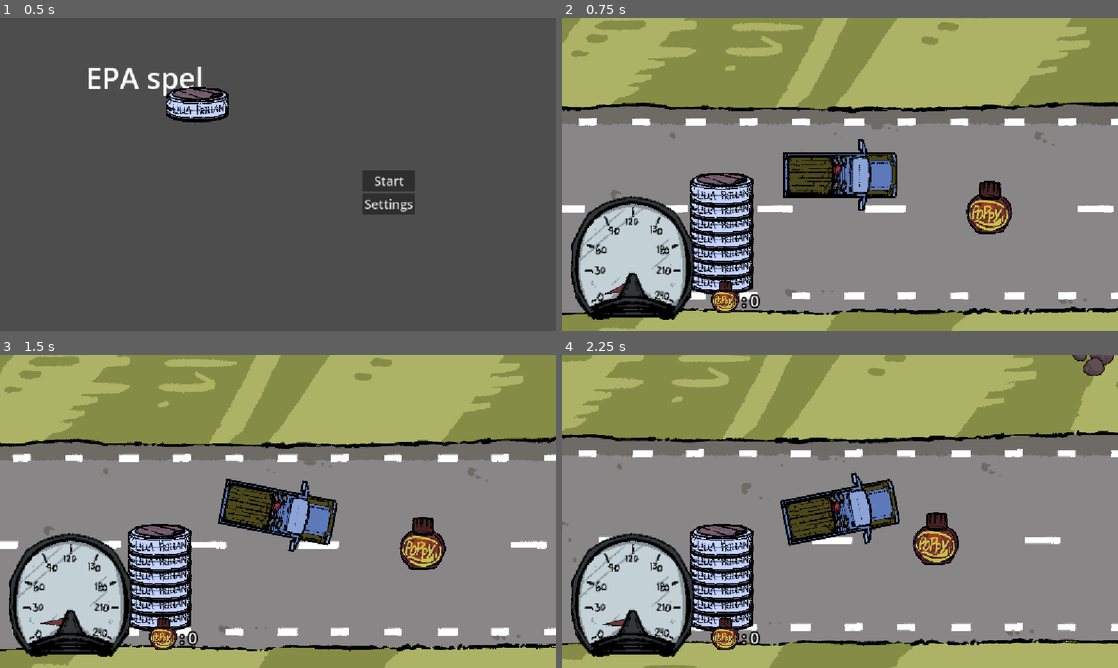
Above: before the commit, frames 1-4 (two rows, left to right).
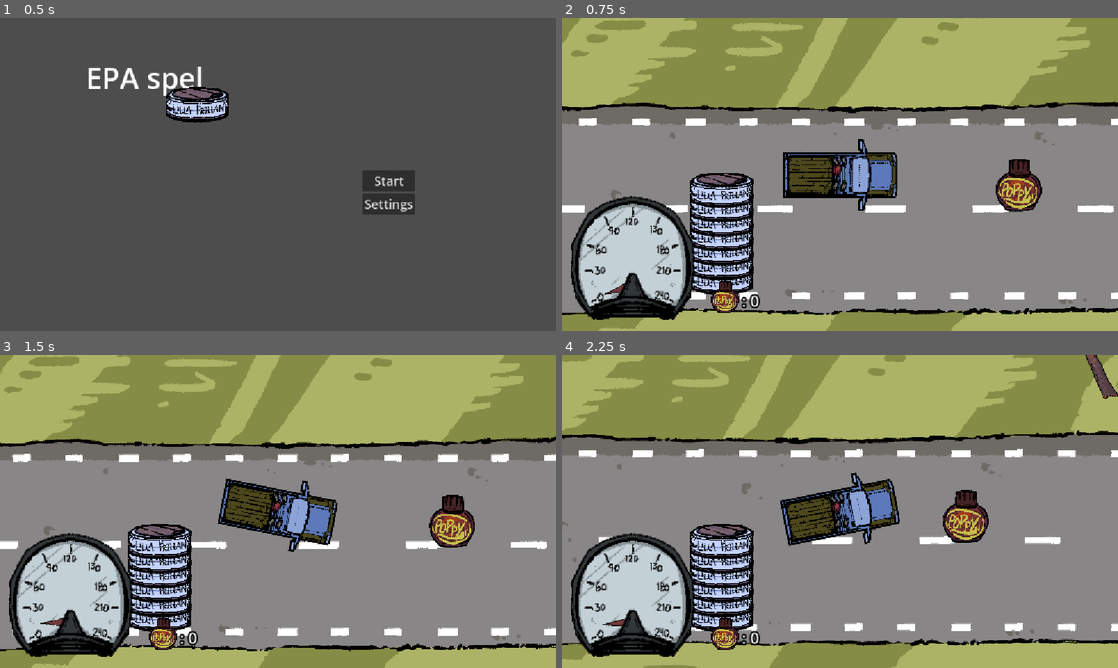
Above: after the commit, the same moments.

Repository: midenfors/project-epa
Game: Godot game, scene res://Scenes/UI/main_menu.tscn
Same seed, same stepped clock (60 frames per second), same inputs: the game is played once before the commit and once after it. The engine's default icon, where the game draws it, is replaced by a stand-in: a white triangle on a blue panel in a dark square.
Inputs:
- Up to frame 1 (0.5 s): no input
- Up to frame 2 (0.75 s): click "Start" at 0.5 s
- Up to frame 3 (1.5 s): tap Enter at 1.25 s; hold S (Turn Right) from 1.28 s (still down); tap Space (Boost) at 1.35 s
- Up to frame 4 (2.25 s): release S (Turn Right) at 2.03 s; hold W (Turn Left) from 2.03 s (still down); tap A (Break) at 2.1 s

Frame 1 is identical in both runs. In frame 2, 1.9% of the frame differs, in the area x 72-87%, y 45-70%; in frame 3, 1.9%; in frame 4, 2.4%, in the area x 63-100%, y 0-68%.

Commit message:
added more obstacles

Diff:
--- /dev/null
+++ b/Scenes/box.tscn
@@ -0,0 +1,20 @@
+[gd_scene format=3 uid="uid://v2rrl5j63vgm"]
+
+[ext_resource type="Script" uid="uid://wfgps0lb6vvr" path="res://Scripts/obstacle.gd" id="1_ego7h"]
+[ext_resource type="Texture2D" uid="uid://c8ug7r1tlqmvx" path="res://Assets/Art/Box 1.png" id="2_ego7h"]
+
+[sub_resource type="RectangleShape2D" id="RectangleShape2D_vm6d2"]
+size = Vector2(240, 206)
+
+[node name="box" type="Area2D" unique_id=372518061]
+script = ExtResource("1_ego7h")
+speed_reduce = 50
+
+[node name="Sprite2D" type="Sprite2D" parent="." unique_id=439096254]
+texture = ExtResource("2_ego7h")
+
+[node name="CollisionShape2D" type="CollisionShape2D" parent="." unique_id=845757294]
+scale = Vector2(0.1, 0.1)
+shape = SubResource("RectangleShape2D_vm6d2")
+
+[connection signal="body_entered" from="." to="." method="_on_body_entered"]
--- /dev/null
+++ b/Scenes/branch.tscn
@@ -0,0 +1,21 @@
+[gd_scene format=3 uid="uid://ckwp5efuycvjo"]
+
+[ext_resource type="Script" uid="uid://wfgps0lb6vvr" path="res://Scripts/obstacle.gd" id="1_n1u2y"]
+[ext_resource type="Texture2D" uid="uid://8ljxnleu0nd7" path="res://Assets/Art/Gren.png" id="2_n1u2y"]
+
+[sub_resource type="RectangleShape2D" id="RectangleShape2D_vm6d2"]
+size = Vector2(240, 206)
+
+[node name="Tree" type="Area2D" unique_id=372518061]
+script = ExtResource("1_n1u2y")
+speed_reduce = 100
+
+[node name="Sprite2D" type="Sprite2D" parent="." unique_id=439096254]
+texture = ExtResource("2_n1u2y")
+
+[node name="CollisionShape2D" type="CollisionShape2D" parent="." unique_id=845757294]
+rotation = -0.8150688
+scale = Vector2(0.2, 0.5)
+shape = SubResource("RectangleShape2D_vm6d2")
+
+[connection signal="body_entered" from="." to="." method="_on_body_entered"]
--- /dev/null
+++ b/Scenes/large_box.tscn
@@ -0,0 +1,21 @@
+[gd_scene format=3 uid="uid://5ykdj8whcxa2"]
+
+[ext_resource type="Script" uid="uid://wfgps0lb6vvr" path="res://Scripts/obstacle.gd" id="1_r0kin"]
+[ext_resource type="Texture2D" uid="uid://socrblkqqltj" path="res://Assets/Art/Box 3.png" id="2_r0kin"]
+
+[sub_resource type="RectangleShape2D" id="RectangleShape2D_vm6d2"]
+size = Vector2(240, 206)
+
+[node name="Obstacle" type="Area2D" unique_id=372518061]
+script = ExtResource("1_r0kin")
+speed_reduce = 150
+
+[node name="Sprite2D" type="Sprite2D" parent="." unique_id=439096254]
+scale = Vector2(1.2, 1.2)
+texture = ExtResource("2_r0kin")
+
+[node name="CollisionShape2D" type="CollisionShape2D" parent="." unique_id=845757294]
+scale = Vector2(0.17, 0.25)
+shape = SubResource("RectangleShape2D_vm6d2")
+
+[connection signal="body_entered" from="." to="." method="_on_body_entered"]
--- a/Scenes/road.tscn
+++ b/Scenes/road.tscn
@@ -2,7 +2,7 @@
 
 [ext_resource type="Texture2D" uid="uid://dggjygmr5n17p" path="res://Assets/Art/Background1.png" id="1_b51y2"]
 [ext_resource type="Script" uid="uid://r42874pyqe48" path="res://Scripts/grass_area.gd" id="2_w872l"]
-[ext_resource type="PackedScene" uid="uid://cq7mavo41v6b6" path="res://Scenes/obstacle.tscn" id="2_wtjdh"]
+[ext_resource type="PackedScene" uid="uid://cq7mavo41v6b6" path="res://Scenes/tree_trunk.tscn" id="2_wtjdh"]
 [ext_resource type="Script" uid="uid://d15rr2qji1sj8" path="res://Scripts/poppy_spawner.gd" id="4_w872l"]
 
 [sub_resource type="RectangleShape2D" id="RectangleShape2D_w872l"]
@@ -10,9 +10,9 @@
 
 [sub_resource type="Curve2D" id="Curve2D_80q1u"]
 _data = {
-"points": PackedVector2Array(0, 0, 0, 0, 446, 67, 0, 0, 0, 0, 570, 70, 0, 0, 0, 0, 573, -55, 0, 0, 0,  …(915 unchanged characters)…
+"points": PackedVector2Array(0, 0, 0, 0, 570, 70, 0, 0, 0, 0, 573, -55, 0, 0, 0,  …(915 unchanged characters)…
 }
-point_count = 44
+point_count = 43
 
 [node name="Road" type="Node2D" unique_id=1390165455]
 z_index = -1
@@ -70,8 +70,8 @@
 script = ExtResource("4_w872l")
 
 [node name="PoppyPosition" type="PathFollow2D" parent="PoppySpawner" unique_id=275264777]
-position = Vector2(446, 67)
-rotation = 0.024188831
+position = Vector2(570, 70)
+rotation = -1.546801
 
 [connection signal="body_entered" from="Background1/GrassArea" to="Background1/GrassArea" method="_on_body_entered"]
 [connection signal="body_exited" from="Background1/GrassArea" to="Background1/GrassArea" method="_on_body_exited"]
--- a/Scenes/obstacle.tscn
+++ b/Scenes/stones.tscn
@@ -1,18 +1,19 @@
-[gd_scene format=3 uid="uid://cq7mavo41v6b6"]
+[gd_scene format=3 uid="uid://cnk2tarlghxj4"]
 
-[ext_resource type="Script" uid="uid://wfgps0lb6vvr" path="res://Scripts/obstacle.gd" id="1_2p81s"]
-[ext_resource type="Texture2D" uid="uid://ihvbg5rbhb4" path="res://Assets/Art/Untitled_Artwork.webp" id="1_15o2q"]
+[ext_resource type="Script" uid="uid://wfgps0lb6vvr" path="res://Scripts/obstacle.gd" id="1_yi8m6"]
+[ext_resource type="Texture2D" uid="uid://ihvbg5rbhb4" path="res://Assets/Art/Untitled_Artwork.webp" id="2_jpd04"]
 
 [sub_resource type="RectangleShape2D" id="RectangleShape2D_vm6d2"]
 size = Vector2(240, 206)
 
 [node name="Obstacle" type="Area2D" unique_id=372518061]
-script = ExtResource("1_2p81s")
+script = ExtResource("1_yi8m6")
 
 [node name="Sprite2D" type="Sprite2D" parent="." unique_id=439096254]
-texture = ExtResource("1_15o2q")
+texture = ExtResource("2_jpd04")
 
 [node name="CollisionShape2D" type="CollisionShape2D" parent="." unique_id=845757294]
+scale = Vector2(0.3, 0.3)
 shape = SubResource("RectangleShape2D_vm6d2")
 
 [connection signal="body_entered" from="." to="." method="_on_body_entered"]
--- /dev/null
+++ b/Scenes/tree.tscn
@@ -0,0 +1,21 @@
+[gd_scene format=3 uid="uid://lxd2l5gyanry"]
+
+[ext_resource type="Script" uid="uid://wfgps0lb6vvr" path="res://Scripts/obstacle.gd" id="1_rsuno"]
+[ext_resource type="Texture2D" uid="uid://btk7cspdie830" path="res://Assets/Art/Tradkron.png" id="2_rsuno"]
+
+[sub_resource type="RectangleShape2D" id="RectangleShape2D_vm6d2"]
+size = Vector2(240, 206)
+
+[node name="Tree" type="Area2D" unique_id=372518061]
+script = ExtResource("1_rsuno")
+speed_reduce = 350
+
+[node name="Sprite2D" type="Sprite2D" parent="." unique_id=439096254]
+texture = ExtResource("2_rsuno")
+
+[node name="CollisionShape2D" type="CollisionShape2D" parent="." unique_id=845757294]
+rotation = -0.34906584
+scale = Vector2(0.6, 1)
+shape = SubResource("RectangleShape2D_vm6d2")
+
+[connection signal="body_entered" from="." to="." method="_on_body_entered"]
--- /dev/null
+++ b/Scenes/tree_trunk.tscn
@@ -0,0 +1,21 @@
+[gd_scene format=3 uid="uid://cq7mavo41v6b6"]
+
+[ext_resource type="Script" uid="uid://wfgps0lb6vvr" path="res://Scripts/obstacle.gd" id="1_2p81s"]
+[ext_resource type="Texture2D" uid="uid://ergupdo16tdg" path="res://Assets/Art/Tradstam.png" id="2_2p81s"]
+
+[sub_resource type="RectangleShape2D" id="RectangleShape2D_vm6d2"]
+size = Vector2(240, 206)
+
+[node name="Obstacle" type="Area2D" unique_id=372518061]
+script = ExtResource("1_2p81s")
+speed_reduce = 1000
+
+[node name="Sprite2D" type="Sprite2D" parent="." unique_id=439096254]
+texture = ExtResource("2_2p81s")
+
+[node name="CollisionShape2D" type="CollisionShape2D" parent="." unique_id=845757294]
+rotation = -0.43633232
+scale = Vector2(0.1, 0.9)
+shape = SubResource("RectangleShape2D_vm6d2")
+
+[connection signal="body_entered" from="." to="." method="_on_body_entered"]
--- a/Scripts/obstacle.gd
+++ b/Scripts/obstacle.gd
@@ -4,5 +4,8 @@
 
 func _on_body_entered(body: Node2D) -> void:
 	if body.is_in_group("Player"):
+
 		body.speed = clamp((body.speed - speed_reduce), 0, 10000)
+		if body.speed == 0:
+			body.speed = 20
 		queue_free()
